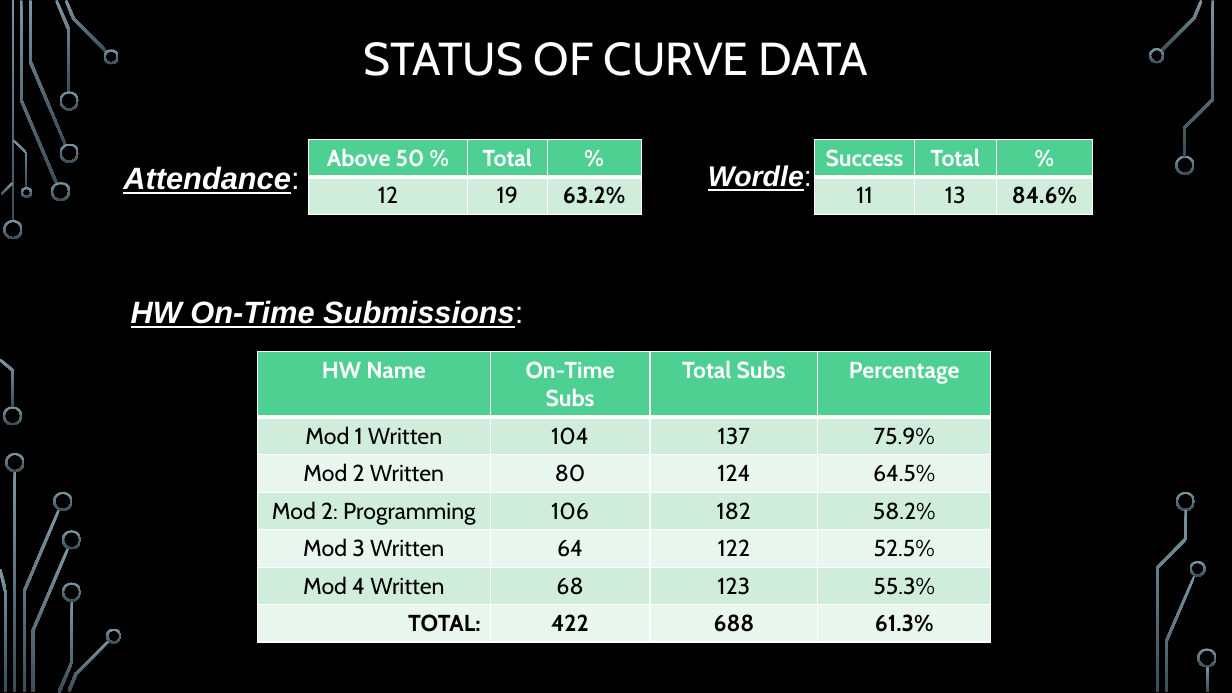
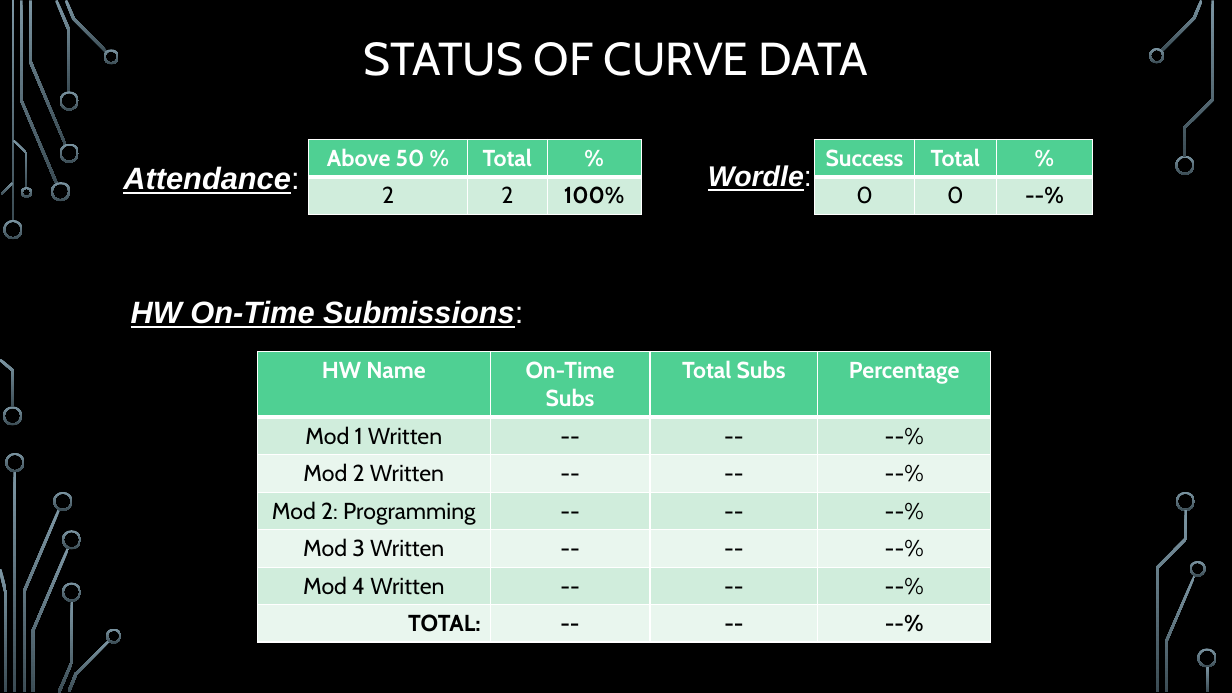
Before and after one commit to markfloryan/dmt2, a slide deck: slide 3 of slides/00-DailyAnnouncements.pptx (slide 17 before the commit). Drawn at 1232x693 pixels with LibreOffice and Linux fonts; fonts in the diff are those of the drawing; background and template pictures are left out. Boxes give left, top, right and bottom in pixels: in the first picture for what was removed or moved away, otherwise in the second. Text is boxed around its words. In the diff, an @@ line names an element or a change of style, - is before the commit and + after.

```diff
--- a/slides/00-DailyAnnouncements.pptx
+++ b/slides/00-DailyAnnouncements.pptx
@@ table at (309, 140, 641, 214) @@
-row 2: 12 | 19 | 63.2%
+row 2: 2 | 2 | 100%
@@ table at (815, 140, 1093, 214) @@
-row 2: 11 | 13 | 84.6%
+row 2: 0 | 0 | --%
@@ table at (258, 351, 992, 636) @@
-row 2: Mod 1 Written | 104 | 137 | 75.9%
+row 2: Mod 1 Written | -- | -- | --%
-row 3: Mod 2 Written | 80 | 124 | 64.5%
+row 3: Mod 2 Written | -- | -- | --%
-row 4: Mod 2: Programming | 106 | 182 | 58.2%
+row 4: Mod 2: Programming | -- | -- | --%
-row 5: Mod 3 Written | 64 | 122 | 52.5%
+row 5: Mod 3 Written | -- | -- | --%
-row 6: Mod 4 Written | 68 | 123 | 55.3%
+row 6: Mod 4 Written | -- | -- | --%
-row 7: TOTAL: | 422 | 688 | 61.3%
+row 7: TOTAL: | -- | -- | --%
```
Also in this commit, not shown: 1 slide added, 15 slides removed, 1 other file.
